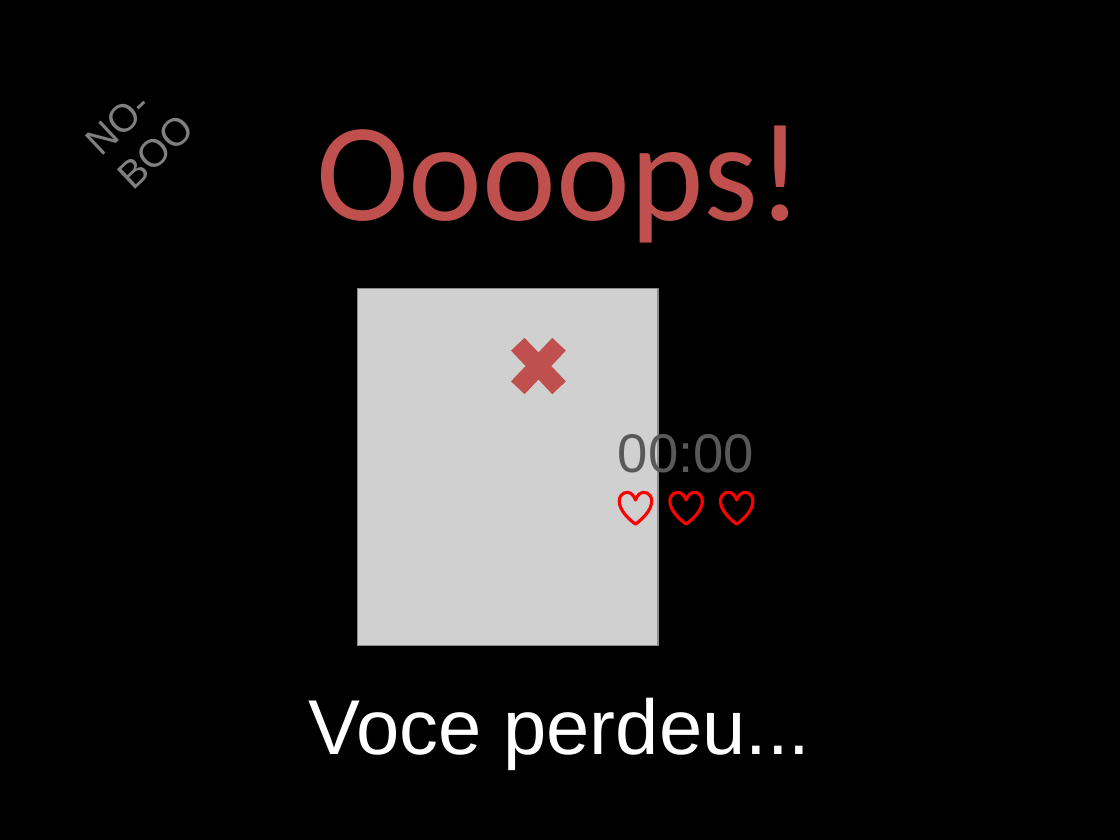
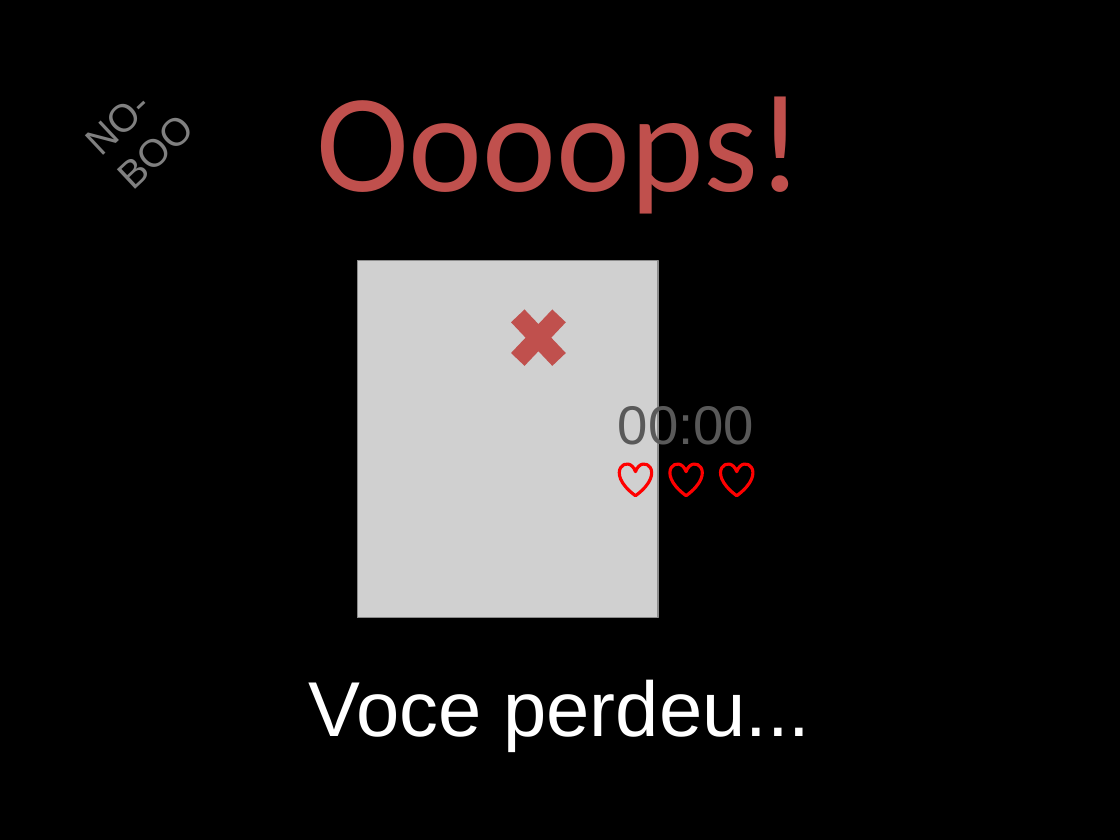
Before and after one commit to jucimarjr/html5games, a slide deck: slide 6 of phaser/no-boo/assets/telas/outros/telas.pptx. Drawn at 1120x840 pixels with LibreOffice and Linux fonts; fonts in the diff are those of the drawing; grey boxes stand for pictures. Boxes give left, top, right and bottom in pixels: in the first picture for what was removed or moved away, otherwise in the second. Text is boxed around its words. In the diff, an @@ line names an element or a change of style, - is before the commit and + after.

```diff
--- a/phaser/no-boo/assets/telas/outros/telas.pptx
+++ b/phaser/no-boo/assets/telas/outros/telas.pptx
@@ 3 hearts, 2 texts, 1 picture, 1 cross: place and size @@
-3 hearts, 2 texts, 1 picture, 1 cross at [316, 125, 803, 646]
+3 hearts, 2 texts, 1 picture, 1 cross at [316, 96, 803, 618]
@@ text "Voce perdeu...": place and size @@
-text "Voce perdeu..." at [309, 697, 811, 770]
+text "Voce perdeu..." at [309, 679, 811, 751]
```
Also in this commit, not shown: 2 other slides changed, 3 other files.
